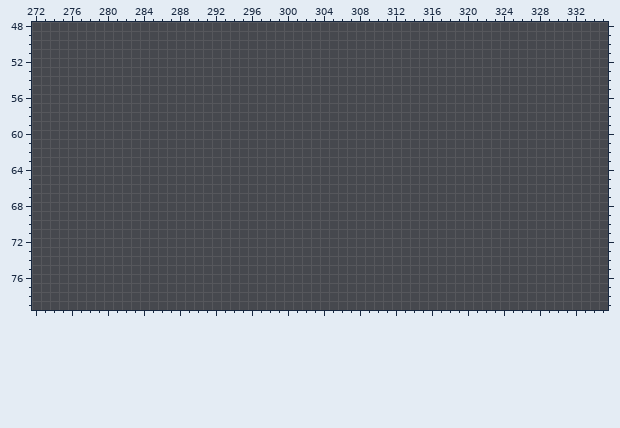
A pixel-art file gets an edit: dev/gfx/maps/wild-west/wildWest-design.aseprite. Above, as it was before the edit.
512x256 pixels, 1 frame. Colours within 5 levels of each other are drawn and written as one. Shown: x 272..335, y 48..79.
Visible layers, top first: "Layer 2", "Layer 1".
Palette (. is transparent): 
After:
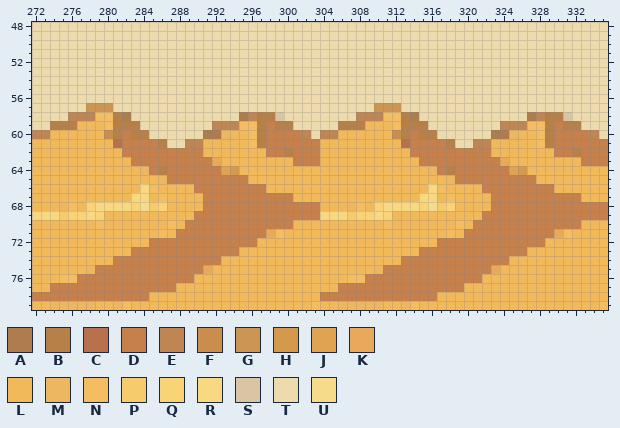
Colours new in this view: A #af7c4e  B #b88049  C #b7714d  D #c5804b  E #bf8654  F #c98d4c  G #cd9553  H #d5994e  J #dfa351  K #e9a95b  L #f2b95b  M #edb761  N #f4bd61  P #f5cb6c  Q #f8d477  R #f8d880  S #d9c4a4  T #eedbad  U #f6db8a
The edit:
Changed rows in their new state; - is an unchanged pixel.
Layer "Layer 2":
first column x 272:
48 TTTTTTTTTTTTTTTTTTTTTTTTTTTTTTTTTTTTTTTTTTTTTTTTTTTTTTTTTTTTTTTT
49 TTTTTTTTTTTTTTTTTTTTTTTTTTTTTTTTTTTTTTTTTTTTTTTTTTTTTTTTTTTTTTTT
50 TTTTTTTTTTTTTTTTTTTTTTTTTTTTTTTTTTTTTTTTTTTTTTTTTTTTTTTTTTTTTTTT
51 TTTTTTTTTTTTTTTTTTTTTTTTTTTTTTTTTTTTTTTTTTTTTTTTTTTTTTTTTTTTTTTT
52 TTTTTTTTTTTTTTTTTTTTTTTTTTTTTTTTTTTTTTTTTTTTTTTTTTTTTTTTTTTTTTTT
53 TTTTTTTTTTTTTTTTTTTTTTTTTTTTTTTTTTTTTTTTTTTTTTTTTTTTTTTTTTTTTTTT
54 TTTTTTTTTTTTTTTTTTTTTTTTTTTTTTTTTTTTTTTTTTTTTTTTTTTTTTTTTTTTTTTT
55 TTTTTTTTTTTTTTTTTTTTTTTTTTTTTTTTTTTTTTTTTTTTTTTTTTTTTTTTTTTTTTTT
56 TTTTTTTTTTTTTTTTTTTTTTTTTTTTTTTTTTTTTTTTTTTTTTTTTTTTTTTTTTTTTTTT
57 TTTTTTGGGTTTTTTTTTTTTTTTTTTTTTTTTTTTTTGGGTTTTTTTTTTTTTTTTTTTTTTT
58 TTTTEEENNBATTTTTTTTTTTTAEBBSTTTTTTTTEEENNBATTTTTTTTTTTTAEBBSTTTT
59 TTBBBLLLNBBBTTTTTTTTEEENNBDBBTTTTTBBBLLLNBBBTTTTTTTTEEENNBDBBTTT
60 EELLLLLLFBDBBTTTTTTAAMLLNBDDDDETEELLLLLLFBDBBTTTTTTAAMLLNBDDDDET
61 LLLLLLLLLCDDDDBTTEELLLLLNBDDDDDDLLLLLLLLLCDDDDBTTEELLLLLNBDDDDDD
62 LLLLLLLLLLDDDDDDDDDLLLLLLLDDBDDDLLLLLLLLLLDDDDDDDDDLLLLLLLDDBDDD
63 LLLLLLLLLLLDDDDDDDDDKLLLLLLLLDDDLLLLLLLLLLLDDDDDDDDDKLLLLLLLLDDD
64 LLLLLLLLLLLLMDBDDDDDDJHLLLLLLLLLLLLLLLLLLLLLMDBDDDDDDJHLLLLLLLLL
65 LLLLLLLLLLLLLLMDDDDDDDDDLLLLLLLLLLLLLLLLLLLLLLMDDDDDDDDDLLLLLLLL
66 LLLLLLLLLLLLRNLLLLDDDDDDDDLLLLLLLLLLLLLLLLLLRNLLLLDDDDDDDDLLLLLL
67 LLLLLLLLLLLRRLNLLLLDDDDDDDDDDLLLLLLLLLLLLLLRRLNLLLLDDDDDDDDDDLLL
68 LLLMNLQRRRRQUPQLLLLDDDDDDDDDDDDDLLLMNLQRRRRQUPQLLLLDDDDDDDDDDDDD
69 RRRPQQRQLLLLLLLLLLDDDDDDDDDDDDDDRRRPQQRQLLLLLLLLLLDDDDDDDDDDDDDD
70 LLLLLLLNLLLLLLLNLDDDDDDDDDDDDLLLLLLLLLLNLLLLLLLNLDDDDDDDDDDDDLLL
71 LLLLLLLLLLLLLLNLDDDDDDDDDDKNLLLLLLLLLLLLLLLLLLNLDDDDDDDDDDKNLLLL
72 LLLLLLLLLLLLLDDDDDDDDDDDDLLLLLLLLLLLLLLLLLLLLDDDDDDDDDDDDLLLLLLL
73 LLLLLLLLLLLDDDDDDDDDDDDLLLLLLLLLLLLLLLLLLLLDDDDDDDDDDDDLLLLLLLLL
74 LLLLLLLLLDDDDDDDDDDDDLLLLLLLLLLLLLLLLLLLLDDDDDDDDDDDDLLLLLLLLLLL
75 LLLLLLMDDDDDDDDDDDDKLLLLLLLLLLLLLLLLLLMDDDDDDDDDDDDKLLLLLLLLLLLL
76 LLLNNDDDDDDDDDDDDDLLLLLLLLLLLLLLLLLNNDDDDDDDDDDDDDLLLLLLLLLLLLLL
77 LLDDDDDDDDDDDDDDLLLLLLLLLLLLLLLLLLDDDDDDDDDDDDDDLLLLLLLLLLLLLLLL
78 DDDDDDDDDDDDDLLLLLLLLLLLLLLLLLLLDDDDDDDDDDDDDLLLLLLLLLLLLLLLLLLL
79 LLMMMMMLLMNLLLLLLLLLLLLLLLLLLLLNLLMMMMMLLMNLLLLLLLLLLLLLLLLLLLLN
Changed places in both pictures, as pixel boxes (x1, y1, x2, y2):
added: (32, 22, 608, 310)
